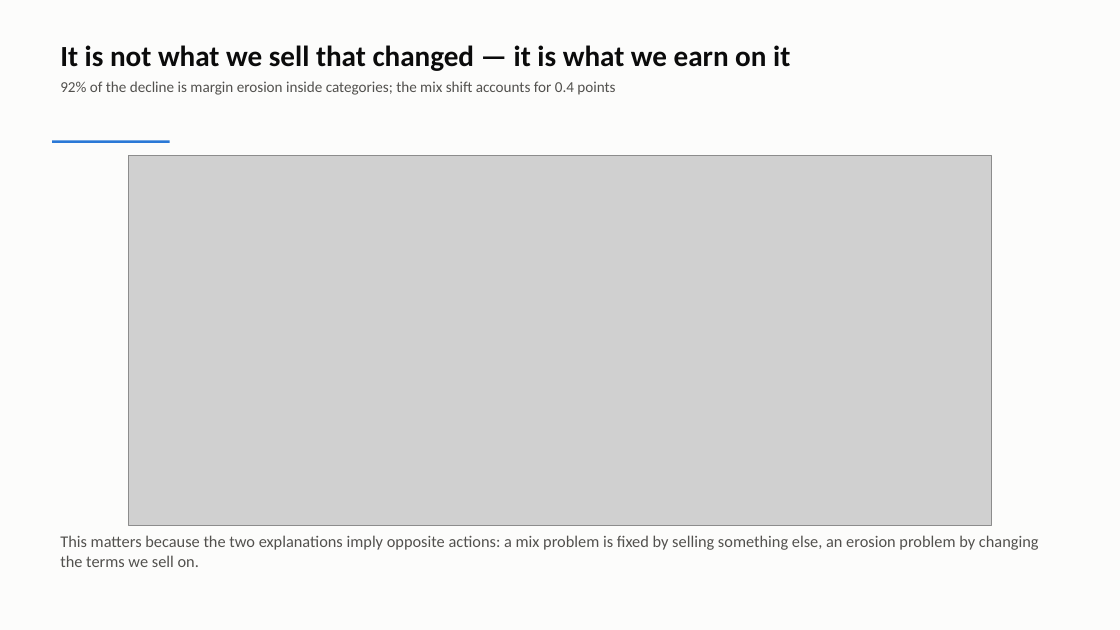
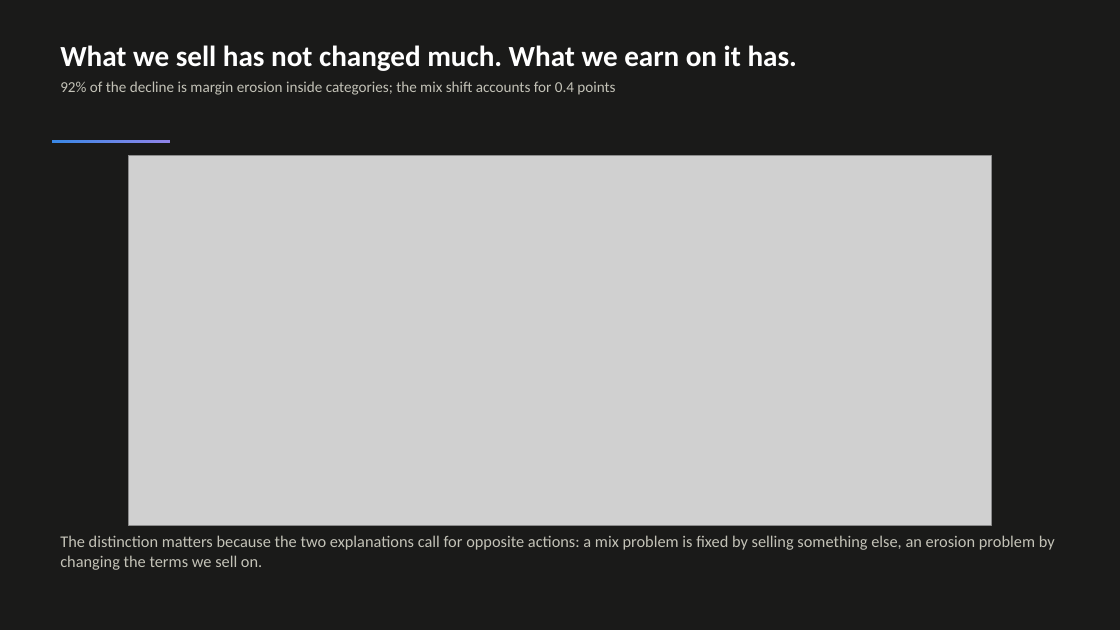
Before and after one commit to saint2706/AuroraCart-Case-Study, a slide deck: slide 7 of deliverables/AuroraCart_Executive_Story.pptx. Drawn at 1120x630 pixels with LibreOffice and Linux fonts; fonts in the diff are those of the drawing; grey boxes stand for pictures. Boxes give left, top, right and bottom in pixels: in the first picture for what was removed or moved away, otherwise in the second. Text is boxed around its words. In the diff, an @@ line names an element or a change of style, - is before the commit and + after.

```diff
--- a/deliverables/AuroraCart_Executive_Story.pptx
+++ b/deliverables/AuroraCart_Executive_Story.pptx
@@ background #FCFCFB to #1A1A19 @@
@@ text at [60,45,797,71]: text changed; text colour #0B0B0B to #FFFFFF @@
-It is not what we sell that changed — it is what we earn on it
+What we sell has not changed much. What we earn on it has.
@@ text at [60,81,615,95]: text colour #52514E to #C3C2B7 in "92% of the decline is margin erosion ..." @@
@@ rectangle at [52,140,170,143]: fill #2A78D6 to gradient #3987E5 to #9085E9 @@
@@ text at [60,535,1055,570]: text changed; text colour #52514E to #C3C2B7 @@
-This matters because the two explanations imply opposite actions: a mix problem is fixed by selling something else, an erosion problem by changing the terms we sell on.
+The distinction matters because the two explanations call for opposite actions: a mix problem is fixed by selling something else, an erosion problem by changing the terms we sell on.
```
Also in this commit, not shown: 16 other slides changed, 25 other files.
